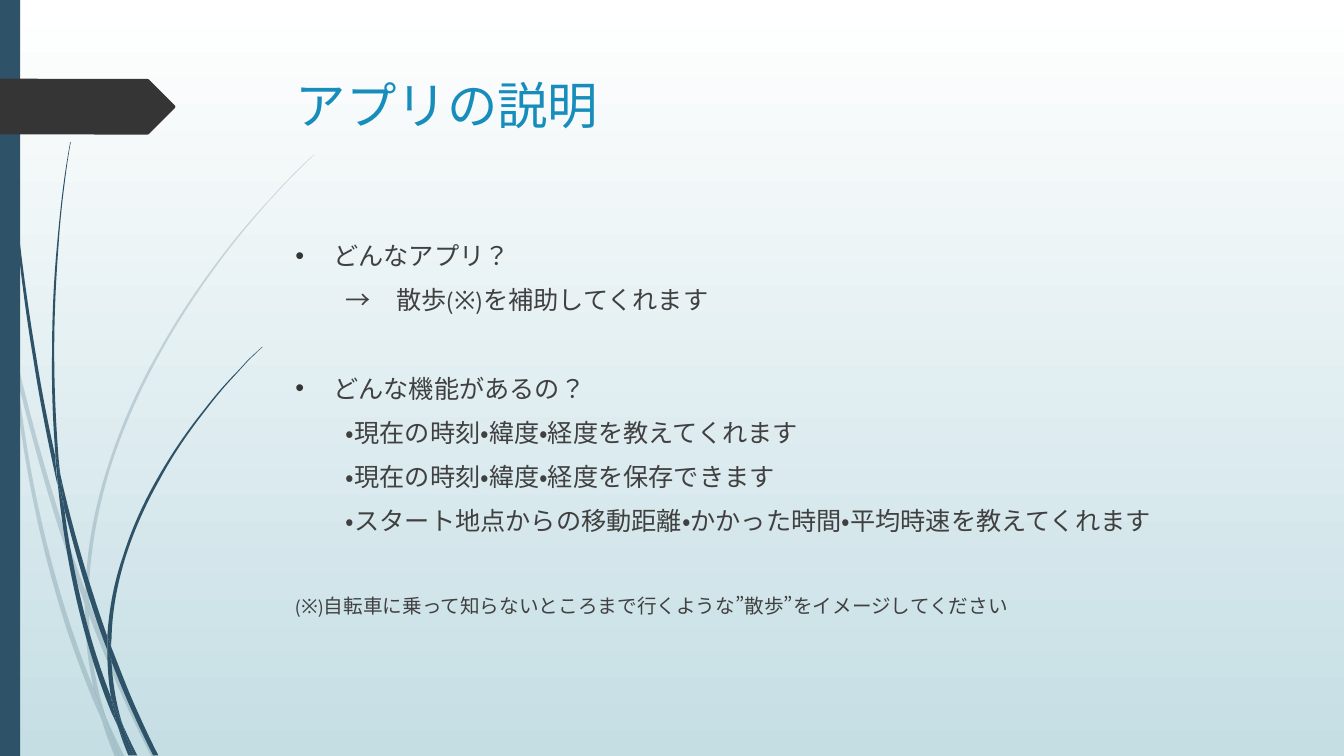
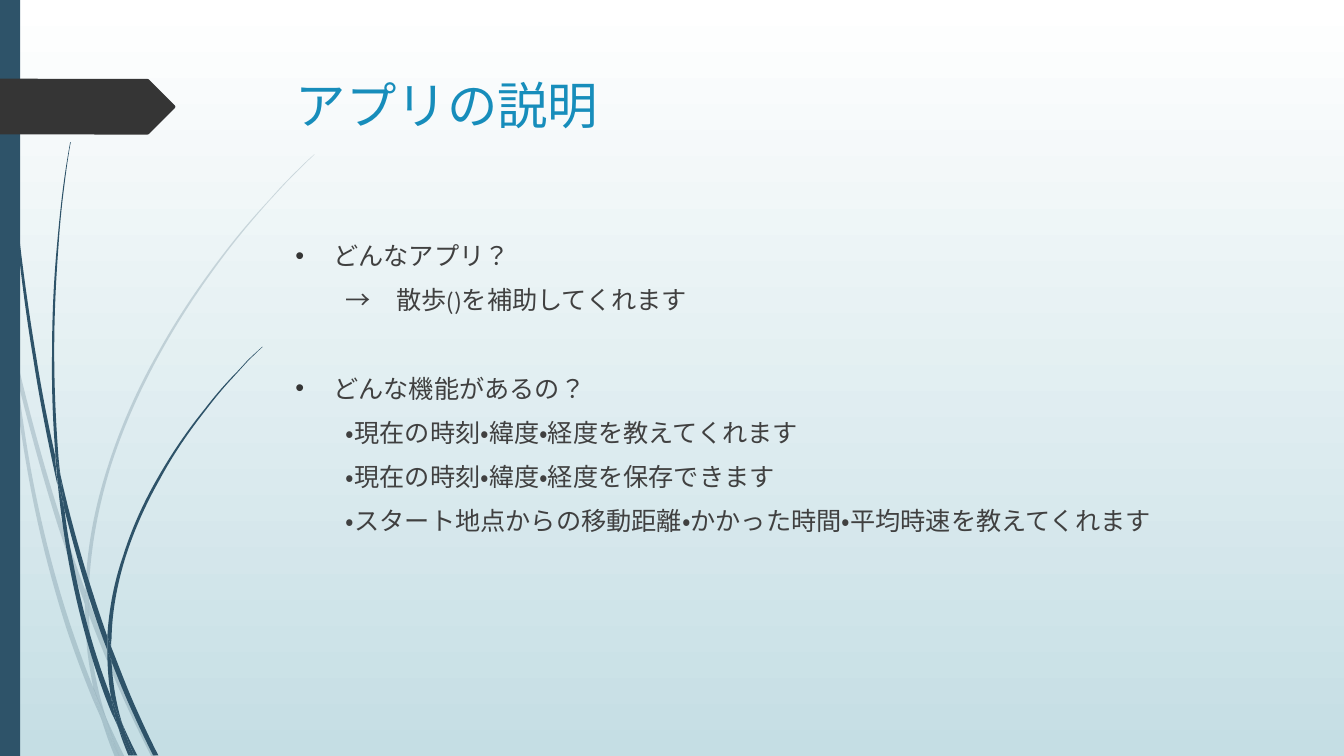
Before and after one commit to yu-chan-m/town, a slide deck: slide 5 of 散歩補助アプリ.pptx (slide 3 before the commit). Drawn at 1344x756 pixels with LibreOffice and Linux fonts; fonts in the diff are those of the drawing. Boxes give left, top, right and bottom in pixels: in the first picture for what was removed or moved away, otherwise in the second. Text is boxed around its words. In the diff, an @@ line names an element or a change of style, - is before the commit and + after.

```diff
--- a/散歩補助アプリ.pptx
+++ b/散歩補助アプリ.pptx
@@ text at [396, 288, 687, 314]: text changed @@
-  → 散歩(※)を補助してくれます
+  → 散歩()を補助してくれます
@@ text at [324, 596, 1008, 615]: paragraph removed @@
-(※)自転車に乗って知らないところまで行くような”散歩”をイメージしてください
```
Also in this commit, not shown: 1 other slide changed, 2 slides added.
